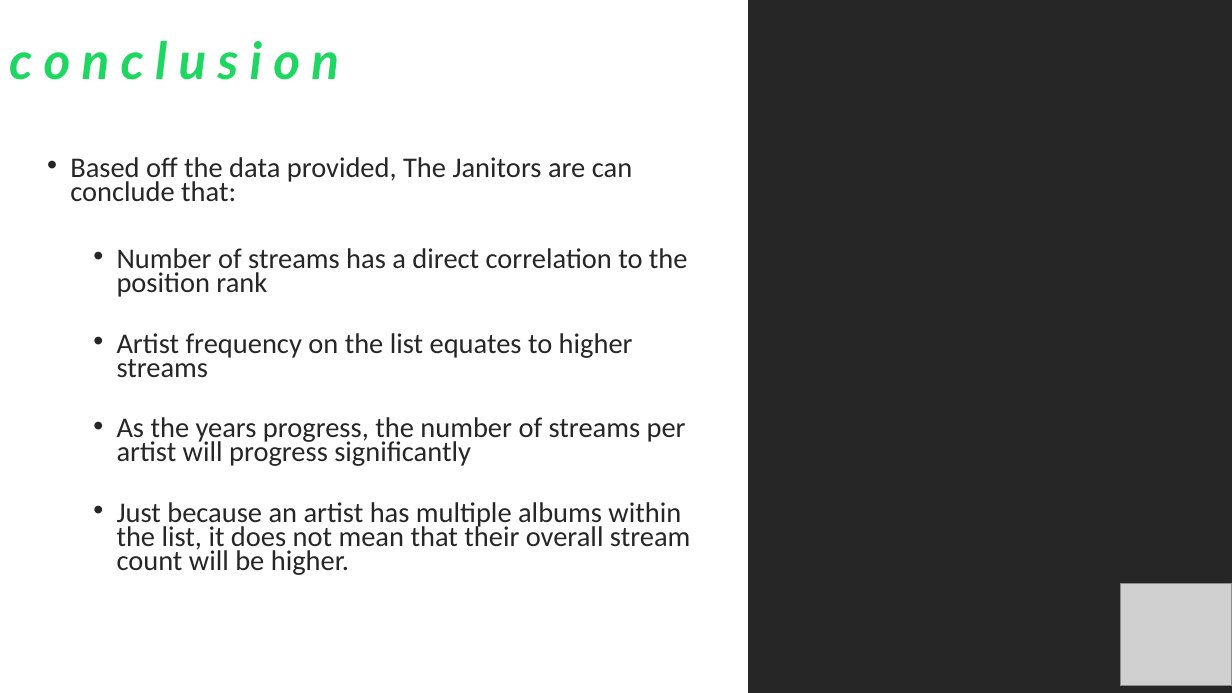
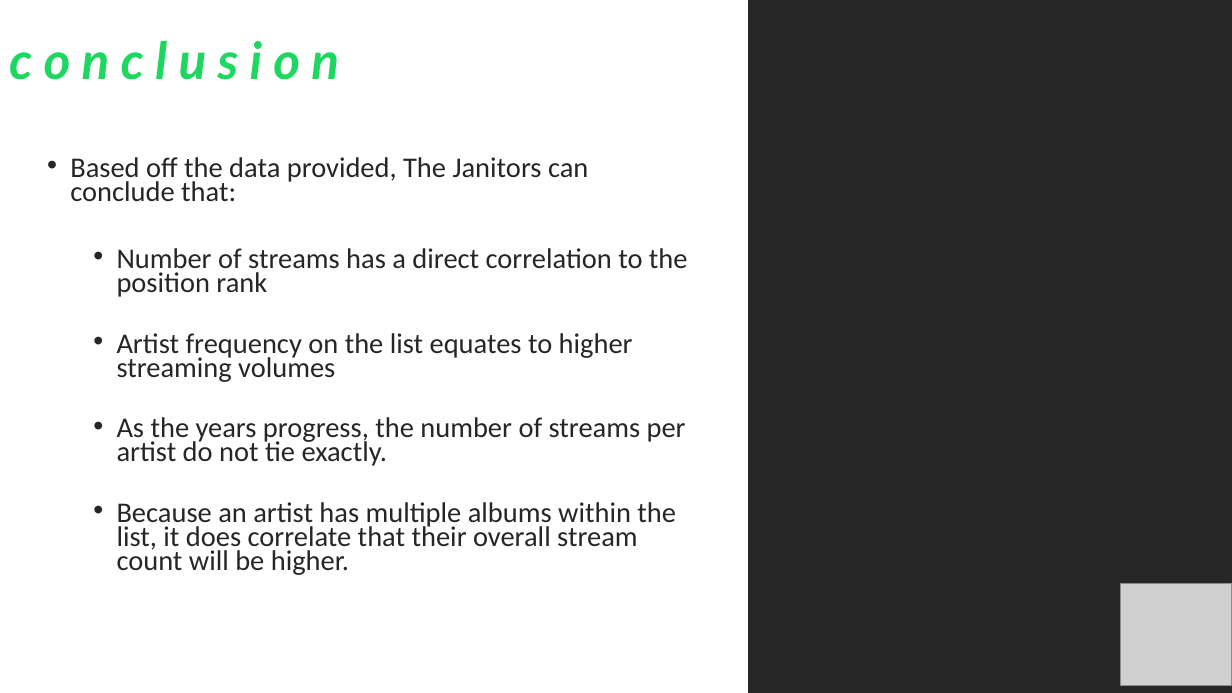
Before and after one commit to iastanehasl/Project-One, a slide deck: slide 22 of Spotipy Presentation 10.27.pptx (slide 18 before the commit). Drawn at 1232x693 pixels with LibreOffice and Linux fonts; fonts in the diff are those of the drawing; grey boxes stand for pictures. Boxes give left, top, right and bottom in pixels: in the first picture for what was removed or moved away, otherwise in the second. Text is boxed around its words. In the diff, an @@ line names an element or a change of style, - is before the commit and + after.

Commit message:
Final presentation

```diff
--- a/Spotipy Presentation 10.27.pptx
+++ b/Spotipy Presentation 10.27.pptx
@@ text at box(70, 157, 588, 201): text changed @@
-• Based off the data provided, The Janitors are can conclude that:
+• Based off the data provided, The Janitors can conclude that:
@@ text at box(117, 333, 686, 575): text changed @@
-  • Artist frequency on the list equates to higher streams
-  • As the years progress, the number of streams per artist will progress significantly
-  • Just because an artist has multiple albums within the list, it does not mean that their overall stream count will be higher.
+  • Artist frequency on the list equates to higher streaming volumes
+  • As the years progress, the number of streams per artist do not tie exactly.
+  • Because an artist has multiple albums within the list, it does correlate that their overall stream count will be higher.
```
Also in this commit, not shown: 9 other slides changed, 4 slides added, 1 other file.
